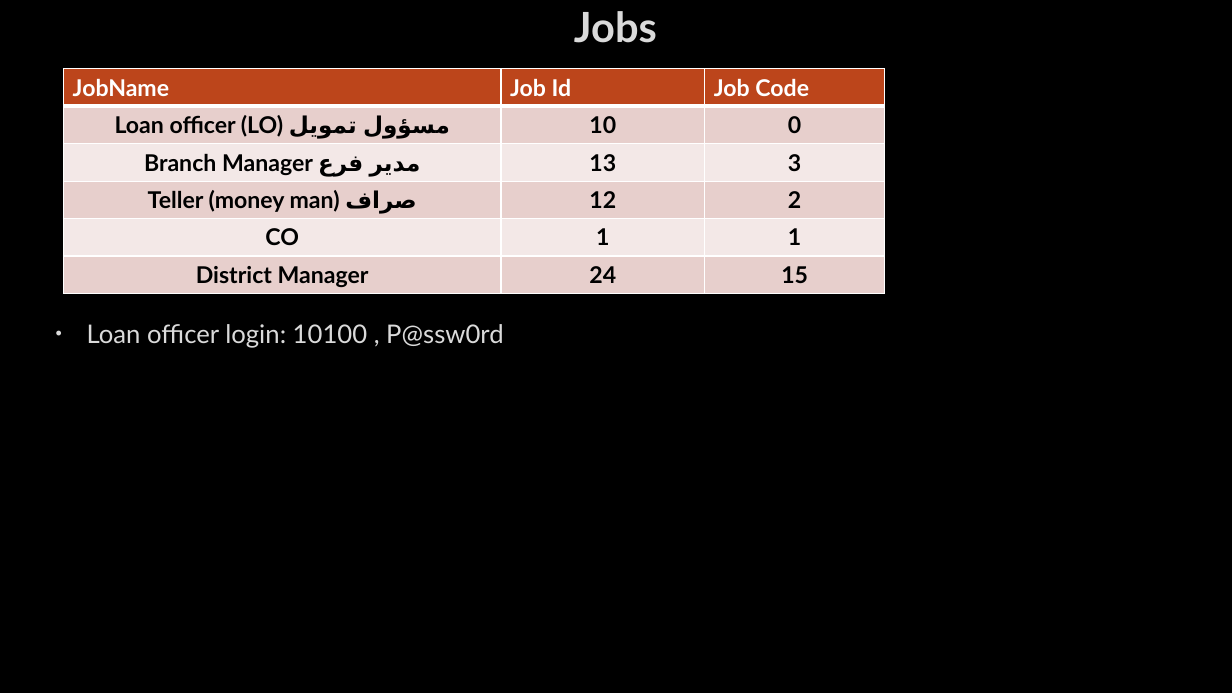
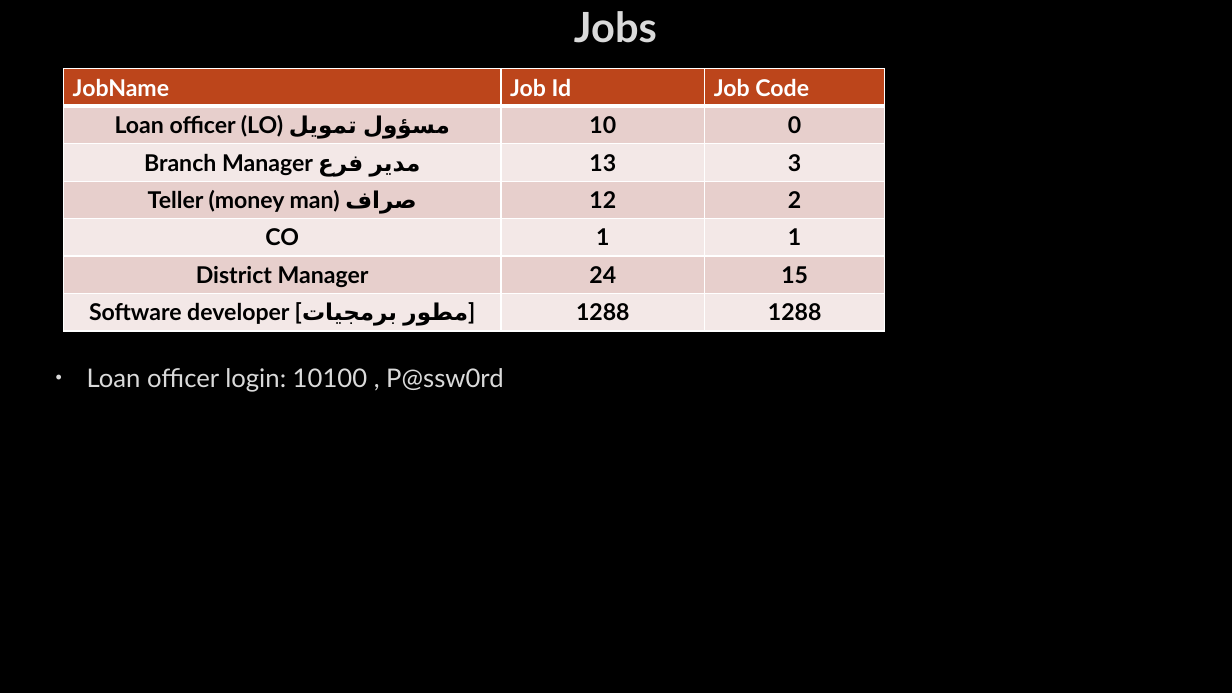
Before and after one commit to AhmedMohamedSamir1/Summary, a slide deck: slide 134 of Dot Net/Business.pptx (slide 116 before the commit). Drawn at 1232x693 pixels with LibreOffice and Linux fonts; fonts in the diff are those of the drawing; background and template pictures are left out. Boxes give left, top, right and bottom in pixels: in the first picture for what was removed or moved away, otherwise in the second. Text is boxed around its words. In the diff, an @@ line names an element or a change of style, - is before the commit and + after.

```diff
--- a/Dot Net/Business.pptx
+++ b/Dot Net/Business.pptx
@@ text "Loan officer login: 10100 , ...": place and size @@
-text "Loan officer login: 10100 , ..." at [87,324,504,348]
+text "Loan officer login: 10100 , ..." at [87,368,504,392]
@@ table at [64,68,884,331] @@
+row 7: Software developer [مطور برمجيات] | 1288 | 1288
```
Also in this commit, not shown: 11 other slides changed, 23 slides added, 3 slides removed, 1 other file.
